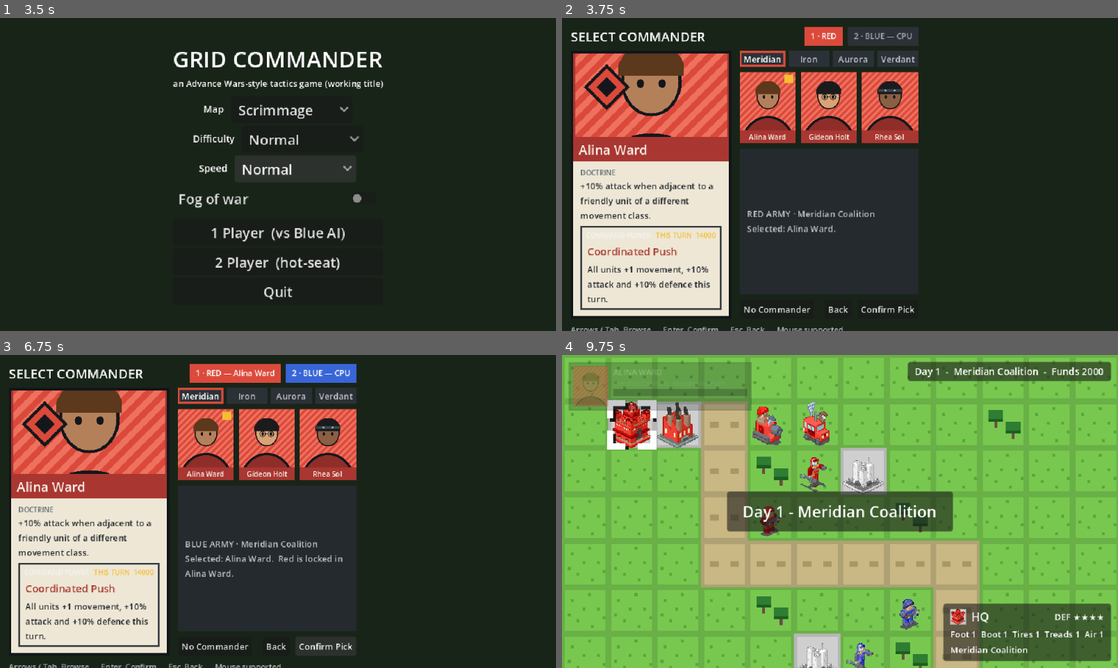
Above: before the commit, frames 1-4 (two rows, left to right).
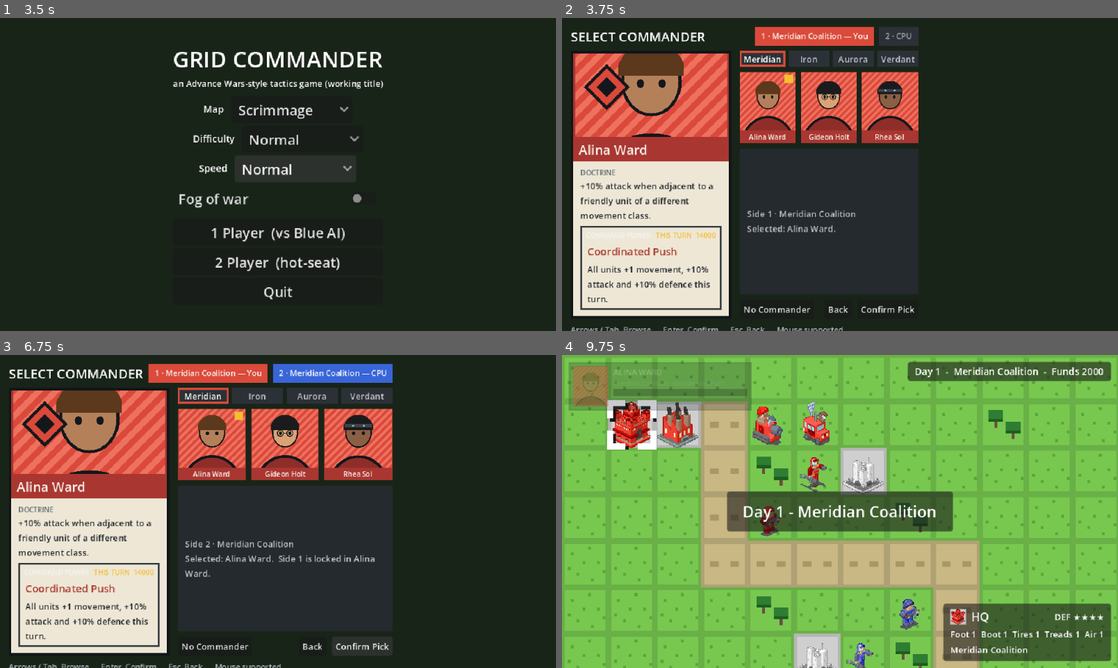
Above: after the commit, the same moments.

Repository: hanscanonico/advance_war_clone
Game: Godot game, scene res://scenes/menu/main_menu.tscn
The game is run twice, just before and just after one commit, with the same random seed, the same clock (stepped at 60 frames per second) and the same inputs.
Inputs (mouse positions are in pixels of both pictures, inside the frame that each line leads up to):
- Up to frame 1 (3.5 s): click "Normal" at 0.5 s; click "Normal" at 1.25 s; click "Normal" at 2 s; click "Normal" at 2.75 s
- Up to frame 2 (3.75 s): click "1 Player (vs Blue AI)" at 3.5 s
- Up to frame 3 (6.75 s): click (205, 445) at 4.27 s; click (266, 445) at 5.02 s; click (328, 445) at 5.77 s; click "Confirm Pick" at 6.5 s
- Up to frame 4 (9.75 s): click (773, 445) at 7.27 s; click (845, 445) at 8.02 s; click (917, 445) at 8.77 s; click "Confirm Pick" at 9.5 s

Frame 1 is identical in both runs. In frame 2, 1.3% of the frame differs, in the area x 33-63%, y 2-64%; in frame 3, 9.0%, in the area x 26-71%, y 2-95%; in frame 4, nothing differs.

Commit message:
FI3: the selection page and info sheet speak faction
The last player-facing Red/Blue strings, plus the payoff: the select chips are a
live preview of the colours the match will actually wear.

- commander_select_panel.gd: the turn chips read "1 · Meridian Coalition — You"
  and tint from the resolver, updating live as picks change — and the moment both
  sides land on one faction, side 2's chip shows the borrowed classic, so the D3
  mirror rule is visible before day 1, not a surprise. The duplicated RED_TEAM/
  BLUE_TEAM consts (literal copies of the Meridian and Aurora themes) are deleted;
  the summary drops "RED ARMY"/"Red is locked" for "Side 1"/"Side 2".
- commander_info_sheet.gd: the "RED ARMY"/"BLUE ARMY" card headers title and tint
  by resolved identity — two distinct factions show their own names and colours,
  a mirror shows the borrowed classic. Its duplicated consts are deleted too.
- battle.tscn: the placeholder Label text ("Red Army", "Red Army wins!", …) that
  the resolver overwrites at runtime now defaults to the commander-less name
  ("First Army"), so no baked-in string says Red/Blue either.
- README: a note on faction colours and the mirror rule.

Proof: play menu -> victory with each fallback case; grep -riE "red|blue" scenes/
finds only dev flags (--red/--blue), comments and code slot names — no
player-facing string. make verify green (483 tests).

Co-Authored-By: Claude Opus 4.8 (1M context) <noreply@anthropic.com>
Claude-Session: https://claude.ai/code/session_0187VBrtSiPE8RJD6u1ygt9g

Diff:
--- a/scenes/battle/battle.tscn
+++ b/scenes/battle/battle.tscn
@@ -95,7 +95,7 @@
 layout_mode = 2
 size_flags_vertical = 4
 theme_override_font_sizes/font_size = 10
-text = "Red Army"
+text = "First Army"
 horizontal_alignment = 2
 
 [node name="UnitHpLabel" type="Label" parent="UI/TerrainPanel/Margin/Rows/UnitRows"]
@@ -232,7 +232,7 @@
 unique_name_in_owner = true
 layout_mode = 2
 theme_override_font_sizes/font_size = 11
-text = "Day 1  -  Red Army  -  Funds 0"
+text = "Day 1  -  First Army  -  Funds 0"
 
 [node name="TurnBanner" type="PanelContainer" parent="UI"]
 unique_name_in_owner = true
@@ -256,7 +256,7 @@
 unique_name_in_owner = true
 layout_mode = 2
 theme_override_font_sizes/font_size = 18
-text = "Day 1 - Red Army"
+text = "Day 1 - First Army"
 
 [node name="CommanderBanner" type="PanelContainer" parent="UI"]
 unique_name_in_owner = true
@@ -315,7 +315,7 @@
 layout_mode = 2
 theme_override_font_sizes/font_size = 18
 horizontal_alignment = 1
-text = "Red Army wins!"
+text = "First Army wins!"
 
 [node name="VictorySubLabel" type="Label" parent="UI/VictoryScreen/VictoryMargin/VictoryRows"]
 unique_name_in_owner = true
@@ -372,7 +372,7 @@
 layout_mode = 2
 theme_override_font_sizes/font_size = 18
 horizontal_alignment = 1
-text = "Red Army — press confirm when ready"
+text = "First Army — press confirm when ready"
 
 [node name="HandoffHint" type="Label" parent="UI/HandoffScreen/HandoffCenter/HandoffRows"]
 layout_mode = 2
--- a/scenes/menu/commander_select_panel.gd
+++ b/scenes/menu/commander_select_panel.gd
@@ -25,8 +25,6 @@
 const _TITLE_SIZE := 15
 const _MINI_H := 82
 const GOLD := Color(0.957, 0.745, 0.196)
-const RED_TEAM := Color(0.859, 0.290, 0.231)
-const BLUE_TEAM := Color(0.220, 0.396, 0.847)
 const _INACTIVE := Color(0.169, 0.192, 0.212)
 const _MUTED := Color(0.639, 0.667, 0.686)
 
@@ -338,6 +336,7 @@
 	for i in _mini_buttons.size():
 		_mini_marks[i].visible = _members()[i].id == commander.id
 	_refresh_summary()
+	_refresh_chips()  # the active side's chip tracks the browse, mirror fallback and all
 
 
 func _preview_neutral() -> void:
@@ -405,29 +404,50 @@
 # --- chrome refresh ----------------------------------------------------------
 
 
-## The two turn chips. Red is always relevant — it is either being edited or
-## already locked — so it stays filled and shows its pick once locked; Blue fills
-## only while it is the side in hand.
+## The two turn chips, live from the picks as they stand. Side 1 is always
+## relevant — being edited or already locked — so it stays filled and shows its
+## faction; side 2 fills only while it is the side in hand, and the moment both
+## land on one faction it shows the borrowed classic (D3), not a day-1 surprise.
 func _refresh_chips() -> void:
-	var editing_blue := _side == Side.BLUE
-	_red_chip.add_theme_stylebox_override("panel", _flat(RED_TEAM))
-	_red_chip_label.add_theme_color_override("font_color", Color.WHITE)
-	_red_chip_label.text = (
-		"1 · RED — %s" % _db.by_id(_red_id).display_name if editing_blue else "1 · RED"
+	var identity := _preview_identity()
+	_paint_chip(
+		_red_chip, _red_chip_label, "1 · %s — You" % identity.display_name(1), identity.theme(1)
 	)
-	_blue_chip.add_theme_stylebox_override("panel", _flat(BLUE_TEAM if editing_blue else _INACTIVE))
-	_blue_chip_label.add_theme_color_override("font_color", Color.WHITE if editing_blue else _MUTED)
-	_blue_chip_label.text = "2 · BLUE — %s" % ("CPU" if _one_player else "Player 2")
+	var opponent := "CPU" if _one_player else "Player 2"
+	if _side == Side.BLUE:
+		var label := "2 · %s — %s" % [identity.display_name(2), opponent]
+		_paint_chip(_blue_chip, _blue_chip_label, label, identity.theme(2))
+	else:
+		_paint_chip(_blue_chip, _blue_chip_label, "2 · %s" % opponent, null)
+
+
+## The identity the current picks would produce: the locked or previewed side 1,
+## and the previewed side 2 once it is being edited. Resolving the whole thing
+## rather than each chip alone is what lets the mirror fallback show live.
+func _preview_identity() -> SideIdentity:
+	var one: CommanderType = _current if _side == Side.RED else _db.by_id(_red_id)
+	var two: CommanderType = _current if _side == Side.BLUE else null
+	return SideIdentity.resolve({1: one, 2: two})
+
+
+## Fills a chip in a side's theme, or greys it (theme null) when the side is not
+## yet in hand.
+func _paint_chip(
+	chip: PanelContainer, label: Label, text: String, theme: CommanderVisuals.FactionTheme
+) -> void:
+	chip.add_theme_stylebox_override("panel", _flat(theme.color if theme != null else _INACTIVE))
+	label.add_theme_color_override("font_color", theme.ink if theme != null else _MUTED)
+	label.text = text
 
 
 func _refresh_summary() -> void:
-	var side_name := "RED" if _side == Side.RED else "BLUE"
-	var text := "%s ARMY — browse a faction, then Confirm." % side_name
+	var slot := "Side 1" if _side == Side.RED else "Side 2"
+	var text := "%s — browse a faction, then Confirm." % slot
 	if _current != null:
 		var theme := CommanderVisuals.theme_for(_current)
-		text = "%s ARMY · %s\nSelected: %s." % [side_name, theme.display, _current.display_name]
+		text = "%s · %s\nSelected: %s." % [slot, theme.display, _current.display_name]
 	if _side == Side.BLUE:
-		text += "  Red is locked in %s." % _db.by_id(_red_id).display_name
+		text += "  Side 1 is locked in %s." % _db.by_id(_red_id).display_name
 	_summary_label.text = text
 
 
--- a/scenes/ui/commander_info_sheet.gd
+++ b/scenes/ui/commander_info_sheet.gd
@@ -7,18 +7,22 @@
 ## see on the board.
 ##
 ## Reuses the same CommanderCard the selection page does; the only thing new is a
-## RED/BLUE header over each. Pure presentation — it reads the two CommanderTypes
-## and closes itself; Battle owns when it opens and blocks board input while it is
-## up.
+## faction header over each, named and tinted by the resolved side identity (a
+## mirror shows the borrowed classic). Pure presentation — it reads the two
+## CommanderTypes and closes itself; Battle owns when it opens and blocks board
+## input while it is up.
 
 signal closed
-
-const RED_TEAM := Color(0.859, 0.290, 0.231)
-const BLUE_TEAM := Color(0.220, 0.396, 0.847)
 
 var _built := false
 var _red_card: CommanderCard
 var _blue_card: CommanderCard
+## The two headers, retitled and retinted per match from the resolved identity —
+## a captured commander's faction, or a mirror's borrowed classic (SideIdentity).
+var _red_header: PanelContainer
+var _red_title: Label
+var _blue_header: PanelContainer
+var _blue_title: Label
 var _close_button: Button
 
 
@@ -32,10 +36,25 @@
 func open(red_co: CommanderType, blue_co: CommanderType) -> void:
 	if not _built:
 		_build()
+	# The same resolver the board uses, so a mirror match shows the borrowed
+	# classic here too: two Iron doctrines read "IRON DOMINION" over slate and blue.
+	var identity := SideIdentity.resolve({1: red_co, 2: blue_co})
+	_retitle(_red_header, _red_title, identity, 1)
+	_retitle(_blue_header, _blue_title, identity, 2)
 	_red_card.bind(red_co)
 	_blue_card.bind(blue_co)
 	show()
 	_close_button.grab_focus.call_deferred()
+
+
+## Names and tints one card header from a side's resolved identity.
+func _retitle(header: PanelContainer, title: Label, identity: SideIdentity, team: int) -> void:
+	var theme := identity.theme(team)
+	var box := StyleBoxFlat.new()
+	box.bg_color = theme.color
+	header.add_theme_stylebox_override("panel", box)
+	title.text = identity.display_name(team).to_upper()
+	title.add_theme_color_override("font_color", theme.ink)
 
 
 func _build() -> void:
@@ -62,8 +81,16 @@
 	var cards := HBoxContainer.new()
 	cards.add_theme_constant_override("separation", 12)
 	rows.add_child(cards)
-	_red_card = _titled_card(cards, "RED ARMY", RED_TEAM)
-	_blue_card = _titled_card(cards, "BLUE ARMY", BLUE_TEAM)
+	# Headers built blank; open() titles and tints them per match from the
+	# resolved identity, so this scene never hardcodes a side name or colour.
+	var red := _titled_card(cards)
+	_red_card = red[0]
+	_red_header = red[1]
+	_red_title = red[2]
+	var blue := _titled_card(cards)
+	_blue_card = blue[0]
+	_blue_header = blue[1]
+	_blue_title = blue[2]
 
 	_close_button = Button.new()
 	_close_button.text = "Close"
@@ -72,17 +99,15 @@
 	rows.add_child(_close_button)
 
 
-func _titled_card(parent: Node, title: String, color: Color) -> CommanderCard:
+## Builds one column — a header band over a CommanderCard — and hands back
+## [card, header, title label] so open() can title and tint the header per match.
+func _titled_card(parent: Node) -> Array:
 	var column := VBoxContainer.new()
 	column.add_theme_constant_override("separation", 3)
 	parent.add_child(column)
 
 	var header := PanelContainer.new()
-	var header_box := StyleBoxFlat.new()
-	header_box.bg_color = color
-	header.add_theme_stylebox_override("panel", header_box)
 	var label := Label.new()
-	label.text = title
 	label.add_theme_font_size_override("font_size", 10)
 	label.horizontal_alignment = HORIZONTAL_ALIGNMENT_CENTER
 	var margin := MarginContainer.new()
@@ -94,7 +119,7 @@
 
 	var card := CommanderCard.new()
 	column.add_child(card)
-	return card
+	return [card, header, label]
 
 
 func _shortcut_input(event: InputEvent) -> void:
Not shown, changed: README.md
